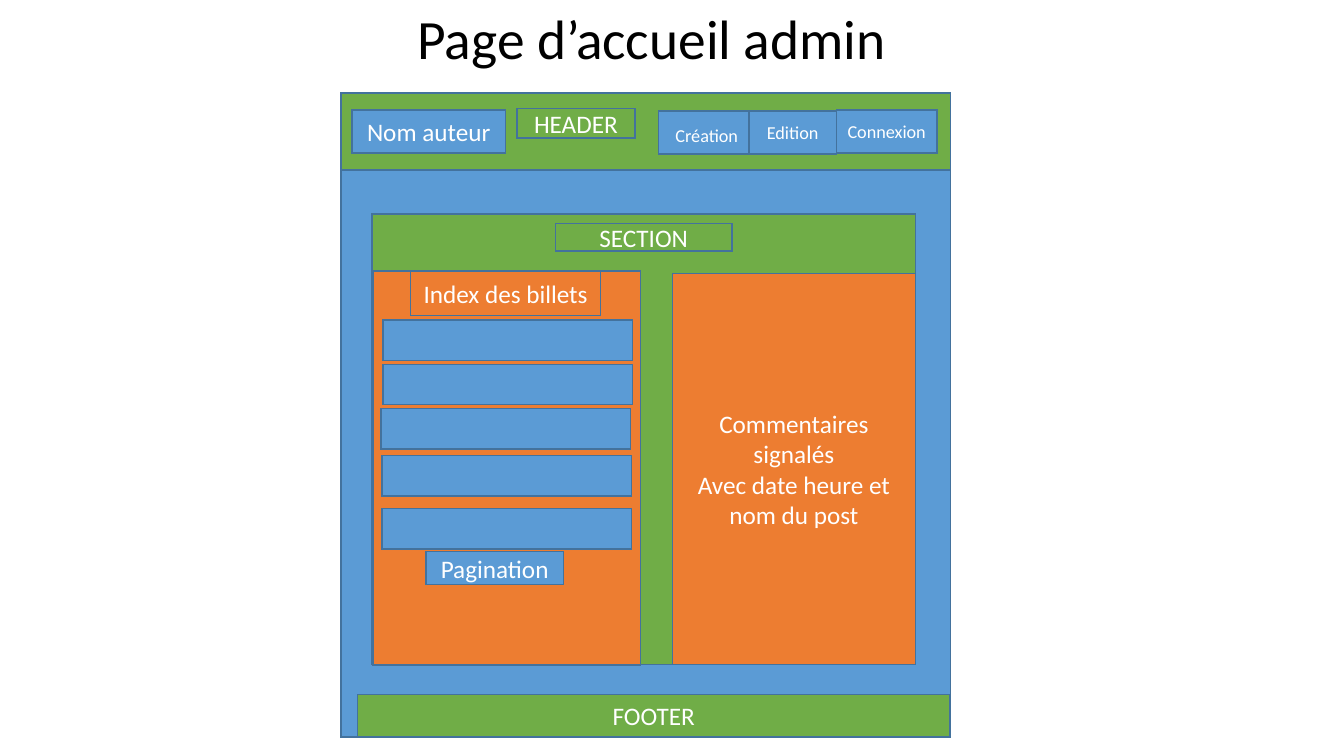
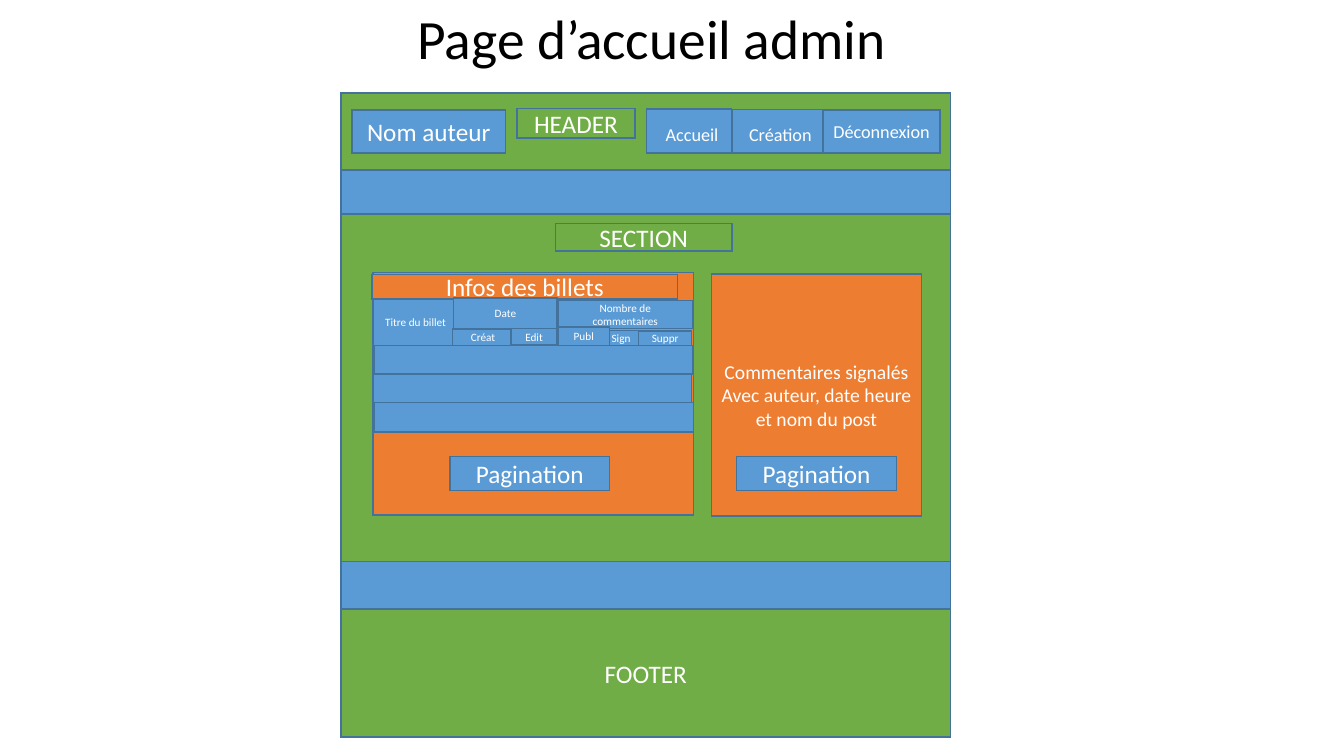
Before and after one commit to Vanda89/Blog_jean_forteroche, a slide deck: slide 4 of docs/Schéma-blog.pptx (slide 3 before the commit). Drawn at 1344x756 pixels with LibreOffice and Linux fonts; fonts in the diff are those of the drawing. Boxes give left, top, right and bottom in pixels: in the first picture for what was removed or moved away, otherwise in the second. Text is boxed around its words. In the diff, an @@ line names an element or a change of style, - is before the commit and + after.

```diff
--- a/docs/Schéma-blog.pptx
+++ b/docs/Schéma-blog.pptx
@@ rectangle added at box(646, 109, 732, 152), fill #5B9BD5, outline #43739E 1 pt, 13 pt, text #FFFFFF @@
+Accueil
@@ rectangle "Création": place and size @@
-rectangle "Création" at box(658, 111, 749, 153)
+rectangle "Création" at box(732, 110, 823, 153)
@@ rectangle removed at box(749, 111, 837, 153) @@
-Edition
@@ rectangle "Déconnexion": place and size @@
-rectangle "Déconnexion" at box(837, 110, 938, 152)
+rectangle "Déconnexion" at box(823, 110, 940, 152)
@@ text in rectangle at box(833, 125, 929, 138): text changed @@
-Connexion
+Déconnexion
@@ rectangle: place and size @@
-rectangle at box(372, 214, 915, 664)
+rectangle at box(341, 214, 950, 562)
@@ rectangle "Infos des billets": place and size @@
-rectangle "Infos des billets" at box(410, 271, 601, 316)
+rectangle "Infos des billets" at box(372, 274, 678, 299)
@@ rectangle: place and size @@
-rectangle at box(373, 271, 641, 665)
+rectangle at box(373, 273, 694, 515)
@@ rectangle "Titre du billet": place and size @@
-rectangle "Titre du billet" at box(383, 320, 633, 360)
+rectangle "Titre du billet" at box(373, 299, 459, 346)
@@ text in rectangle at box(446, 278, 603, 303): text changed @@
-Index des billets
+Infos des billets
@@ rectangle added at box(454, 298, 558, 329), fill #5B9BD5, outline #43739E 1 pt, 8 pt, text #FFFFFF @@
+Date
@@ rectangle "Commentaires signalés": place and size @@
-rectangle "Commentaires signalés" at box(673, 273, 915, 664)
+rectangle "Commentaires signalés" at box(712, 274, 922, 516)
@@ text in rectangle at box(385, 318, 446, 326): text added @@
+Titre du billet
@@ rectangle added at box(511, 329, 558, 345), fill #5B9BD5, outline #43739E 1 pt, 8 pt, text #FFFFFF @@
+Edit
@@ rectangle added at box(559, 300, 694, 329), fill #5B9BD5, outline #43739E 1 pt, 8 pt, text #FFFFFF @@
+Nombre de commentaires
@@ rectangle added at box(559, 327, 610, 346), fill #5B9BD5, outline #43739E 1 pt, 8 pt, text #FFFFFF @@
+Publ
@@ rectangle: place and size @@
-rectangle at box(381, 408, 631, 449)
+rectangle at box(374, 346, 693, 374)
@@ rectangle added at box(453, 330, 513, 346), fill #5B9BD5, outline #43739E 1 pt, 8 pt, text #FFFFFF @@
+Créat
@@ rectangle added at box(601, 331, 640, 346), fill #5B9BD5, outline #43739E 1 pt, 8 pt, text #FFFFFF @@
+Sign
@@ rectangle added at box(639, 331, 692, 346), fill #5B9BD5, outline #43739E 1 pt, 8 pt, text #FFFFFF @@
+Suppr
@@ rectangle: place and size @@
-rectangle at box(382, 456, 632, 496)
+rectangle at box(373, 374, 692, 403)
@@ rectangle removed at box(383, 364, 633, 404) @@
@@ text in rectangle at box(722, 388, 911, 429): text changed; size 18 to 14 pt @@
-Avec date heure et nom du post
+Avec auteur, date heure et nom du post
@@ text in rectangle at box(724, 365, 908, 383): size 18 to 14 pt in "Commentaires signalés" @@
@@ rectangle: place and size @@
-rectangle at box(382, 509, 632, 549)
+rectangle at box(374, 403, 694, 433)
@@ rectangle "Pagination": place and size @@
-rectangle "Pagination" at box(426, 552, 564, 585)
+rectangle "Pagination" at box(450, 457, 609, 491)
@@ rectangle added at box(737, 457, 896, 491), fill #5B9BD5, outline #43739E 1 pt, 18 pt, text #FFFFFF @@
+Pagination
@@ rectangle "FOOTER": place and size @@
-rectangle "FOOTER" at box(358, 695, 951, 737)
+rectangle "FOOTER" at box(341, 609, 950, 737)
```
Also in this commit, not shown: 8 other slides changed, 1 slide added, 12 other files.
